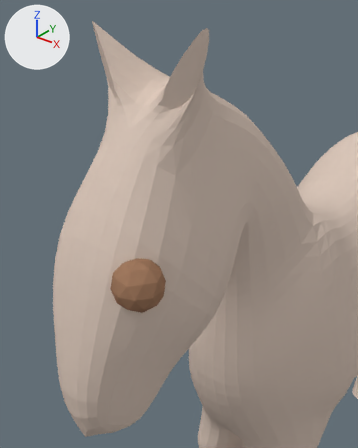
An edit to the Blender file development/graphics/creatures/horse/horse.blend, drawn before and after from the same camera.
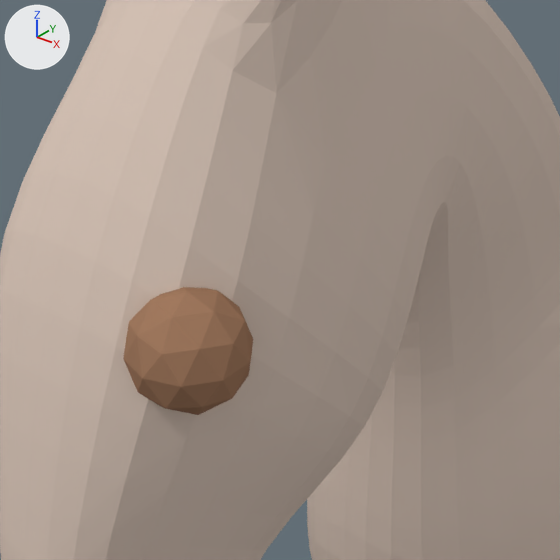
Old and new are each drawn from a camera (50 mm lens) standing at (1.469, -3.954, 5.127) and looking at (0.303, -2.495, 4.223) and again close up on the part from 16% to 83% of the width and 30% to 84% of the height. Arrows for +X, +Y and +Z are at upper left; the lights stay in place.

Script lines for the objects in view, before the commit:
```python
mat_eyematerial = diffuse_material('eyeMaterial')
mat_eyematerial.base_color = (0.353, 0.191, 0.113)  # brown #a0795f
me_cube = bpy.data.meshes.new('Cube')
me_cube.from_pydata(...)  # 170 vertices, 152 faces; spans x -0.03..1.55, y -3.01..2.18, z -3.3..2.86
me_cube.materials.append(mat_horsebase)  # its picture is missing
me_icosphere = bpy.data.meshes.new('Icosphere')
me_icosphere.from_pydata(...)  # an icosphere of 80 faces spanning x -0.95..0.95, y -1.0..1.0, z -1.0..1.0
me_icosphere.materials.append(mat_eyematerial)  # brown #a0795f
ob_eye = bpy.data.objects.new('eye', me_icosphere)
ob_eye.location = (0.255, -2.703, 4.009)
ob_eye.scale = (0.116, 0.116, 0.116)
ob_horse = bpy.data.objects.new('Horse', me_cube)
ob_horse.location = (0.0, 0.0, 2.676)
ob_horse.scale = (0.508, 1.0, 0.811)
_m = ob_horse.modifiers.new('Mirror', 'MIRROR')
_m = ob_horse.modifiers.new('Subsurf', 'SUBSURF')
_m.render_levels = 5
```
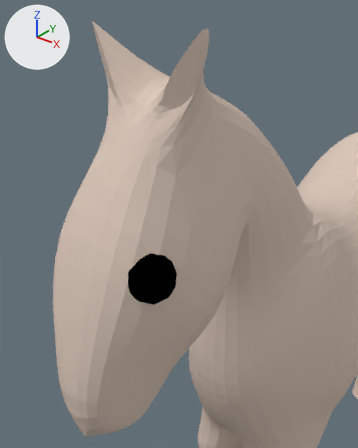
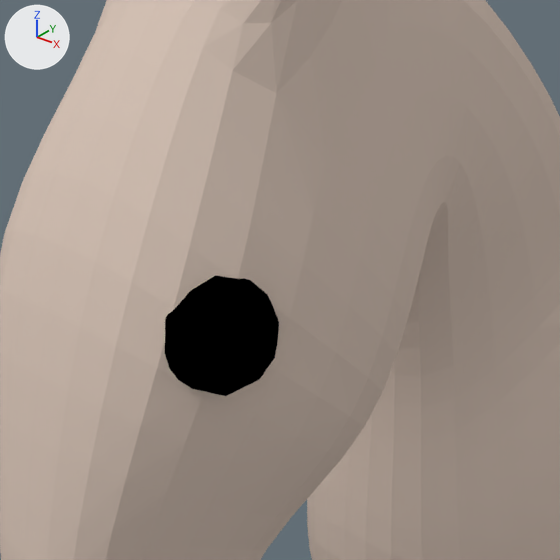
Boxes (x1, y1, x2, y2) around the edits, measured in the close-ups (560 x 560 px):
'eye', recoloured, moved (brown to black): before (123, 287, 254, 415); after (165, 276, 279, 396)

Patch to the scene script:
```diff
--- a/development/graphics/creatures/horse/horse.blend.py
+++ b/development/graphics/creatures/horse/horse.blend.py
@@ mat_eyematerial @@
 mat_eyematerial = diffuse_material('eyeMaterial')
-mat_eyematerial.base_color = (0.353, 0.191, 0.113)  # brown #a0795e
+mat_eyematerial.base_color = (0.0, 0.0, 0.0)  # black #000000
@@ ob_eye @@
 ob_eye = bpy.data.objects.new('eye', me_icosphere)
-ob_eye.location = (0.255, -2.703, 4.009)
+ob_eye.location = (0.255, -2.63, 4.009)
 ob_eye.scale = (0.116, 0.116, 0.116)
```
